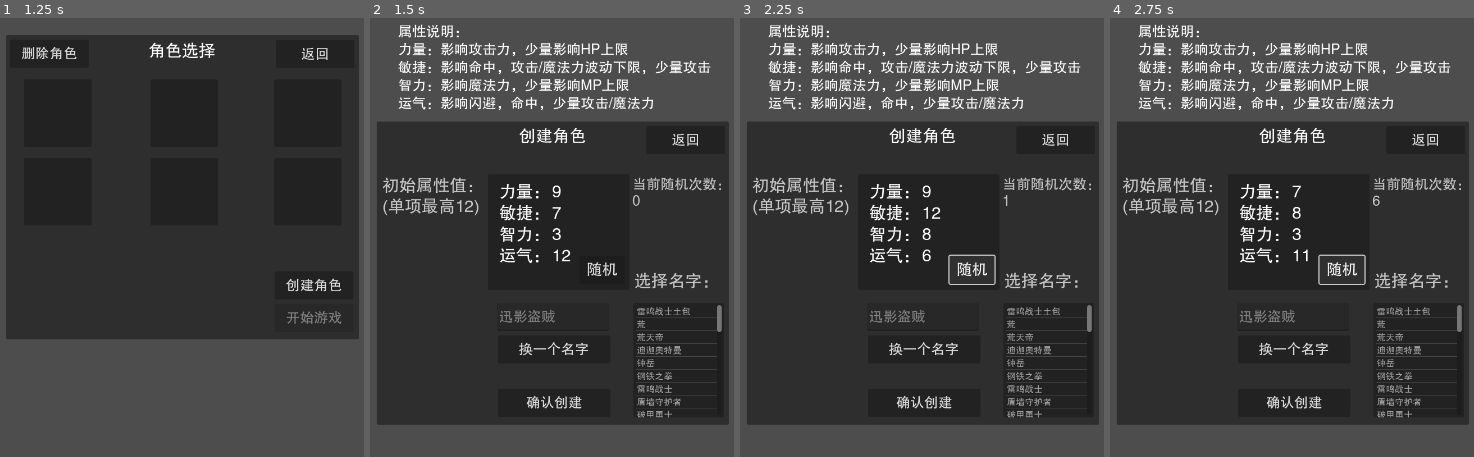
Above: before the commit, frames 1-4 (left to right).
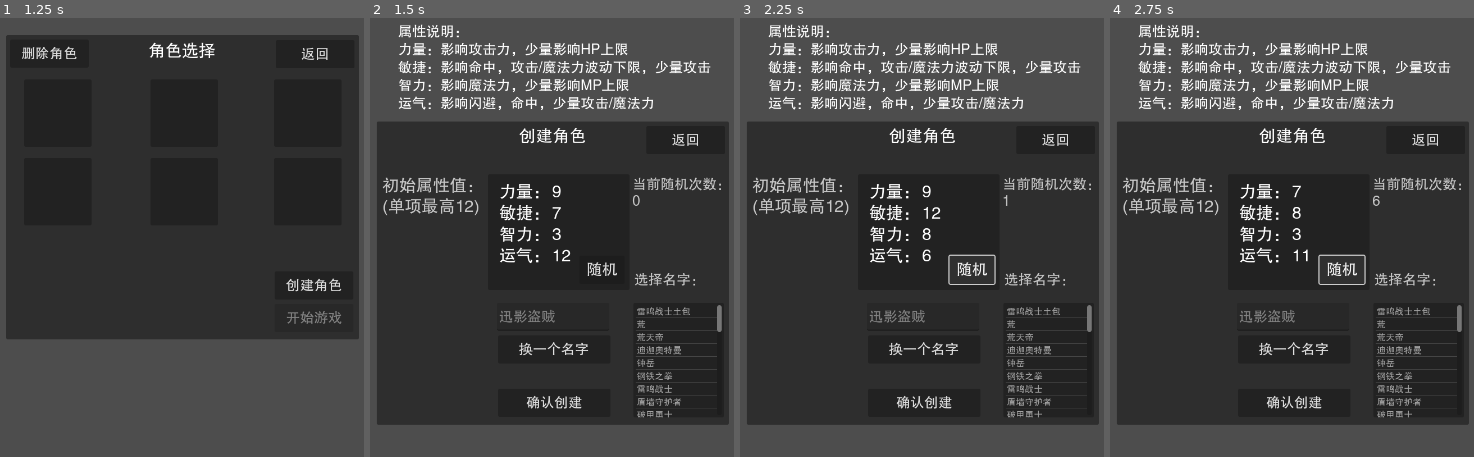
Above: after the commit, the same moments.

Repository: limingboGitHub/TextAdventure
Game: Godot game, scene res://src/scenes/start.tscn
The game is run twice, just before and just after one commit, with the same random seed, the same clock (stepped at 60 frames per second) and the same inputs.
Inputs:
- Up to frame 1 (1.25 s): click "开始游戏" at 0.5 s
- Up to frame 2 (1.5 s): click "创建角色" at 1.25 s
- Up to frame 3 (2.25 s): click "随机" at 2 s
- Up to frame 4 (2.75 s): no input

Frame 1 is identical in both runs. In frame 2, 0.4% of the frame differs, in the area x 72-93%, y 57-62%; in frame 3, 0.4%; in frame 4, 0.4%.

Commit message:
fix: 修复boss蓄力攻击失效问题

Diff:
--- a/assets/config/Monster/monster_001006.json
+++ b/assets/config/Monster/monster_001006.json
@@ -2,9 +2,9 @@
 	"name": "大魔王",
     "type":"boss",
 	"attack": "500",
-    "defense": "500",
+    "defense": "1000",
     "magic": "150",
-    "magic_def": "500",
+    "magic_def": "1000",
     "level": "50",
     "maxHP": "1000000",
     "maxMP": "2000",
--- a/src/core/attack/data_skill_bag.gd
+++ b/src/core/attack/data_skill_bag.gd
@@ -422,11 +422,12 @@
 	data_skill.damage_level = [[1.0]]
 	return data_skill
 
-static func create_monster_attack(name: String, damage_rate: float) -> DataAttackSkill:
+static func create_monster_attack(name: String, damage_rate: float,radius: float) -> DataAttackSkill:
 	var data_skill = DataAttackSkill.new(NORMAL_ATTACK, "attack")
 	data_skill.name = name
 	data_skill.count = 1
 	data_skill.level = 1
+	data_skill.radius = radius
 	data_skill.damage_level = [[damage_rate]]
 	return data_skill
 
--- a/src/core/data_map.gd
+++ b/src/core/data_map.gd
@@ -762,6 +762,7 @@
 	damage_value -= defense_reduction_value
 	damage_details.append(DataDamage.DamageDetail.new("防御减伤", -defense_reduction_value,0))
 
+	damage_value = max(1, damage_value)
 	var damage = DataDamage.new(skill.damage_type, DataDamage.SOURCE_TYPE.PLAYER, damage_value)
 	damage.damage_details = damage_details
 
--- a/src/core/map/data_monster.gd
+++ b/src/core/map/data_monster.gd
@@ -301,7 +301,10 @@
 		var charge_num = time / monster_skill_current.charge_damage_step
 		var damage_rate = 1 + charge_num * monster_skill_current.charge_damage_step_value
 		# 执行技能
-		var _skill = DataSkillBag.create_monster_attack(monster_skill_current.name,damage_rate)
+		var _skill = DataSkillBag.create_monster_attack(
+			monster_skill_current.name,
+			damage_rate,
+			skill.radius)
 		execute_skill(_skill)
 		# 充值怪物特殊技能CD
 		monster_skill_current.cd_rest = monster_skill_current.cd
--- a/src/scenes/role_create.tscn
+++ b/src/scenes/role_create.tscn
@@ -188,6 +188,7 @@
 offset_bottom = 945.0
 theme = ExtResource("2_ux6g7")
 theme_override_colors/font_color = Color(0.784314, 0.784314, 0.784314, 1)
+theme_override_font_sizes/font_size = 25
 text = "选择名字："
 
 [node name="ItemList" type="ItemList" parent="."]
